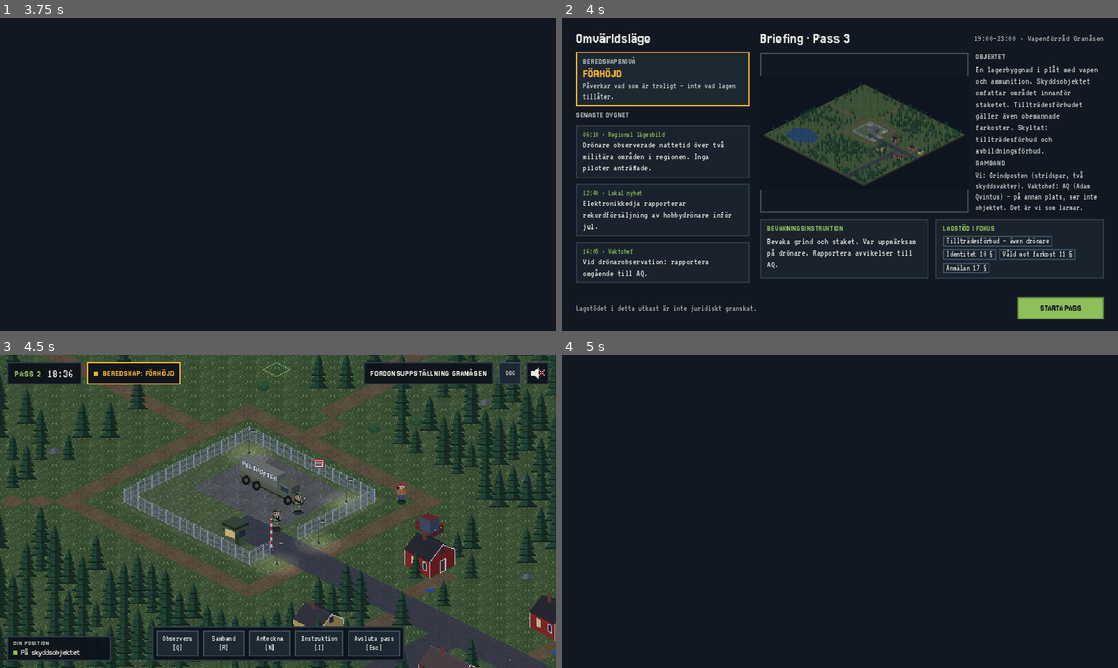
Above: before the commit, frames 1-4 (two rows, left to right).
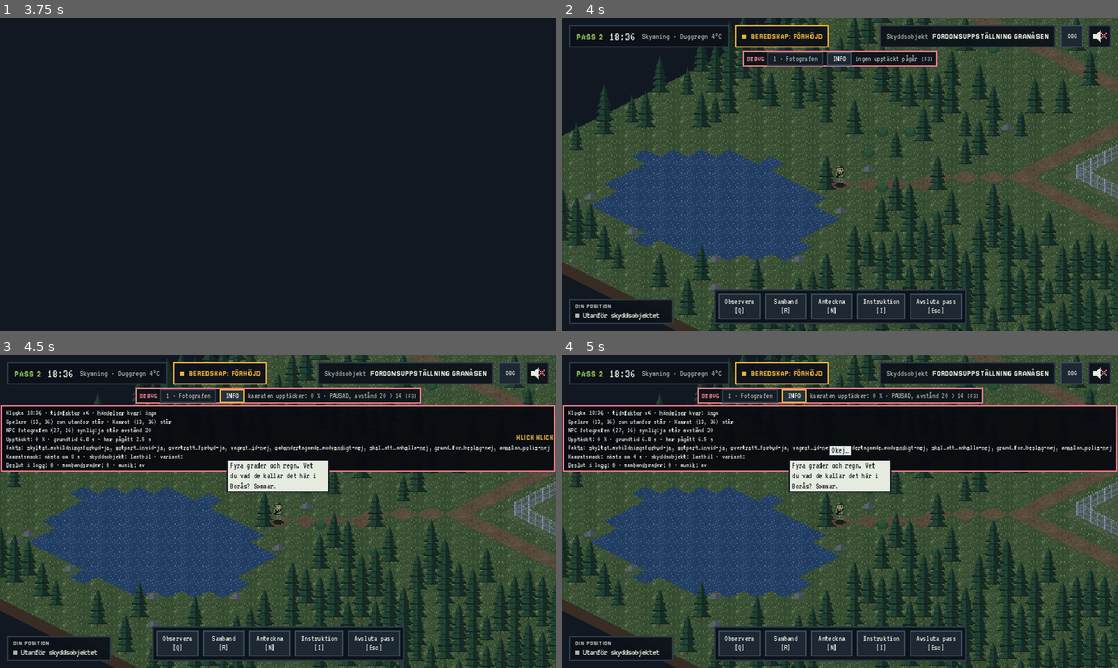
Above: after the commit, the same moments.

Repository: sulaco-hue/skyddsvakt
Game: Godot game, scene res://tester/kontroll.tscn
Two runs of this game, one before a commit and one after it. Both use one fixed random seed, a clock stepped at 60 frames per second and the inputs below. This scene is started directly instead of the project's main scene.
Inputs (mouse positions are in pixels of both pictures, inside the frame that each line leads up to):
- Up to frame 1 (3.75 s): click "DBG" at 0.5 s; click (539, 36) at 1.27 s; click "SPARA LOGG FÖR INSTRUKTÖR" at 2 s; click "INFO" at 2.75 s; click "Samband [R]" at 3.5 s
- Up to frame 2 (4 s): no input
- Up to frame 3 (4.5 s): click (233, 395) at 4.25 s, where only the run after the commit has a clickable "INFO"
- Up to frame 4 (5 s): no input

Frame 1 is identical in both runs. In frame 2, 70% of the frame differs, in the area x 0-100%, y 0-100%; in frame 3, 66%; in frame 4, 60%.

Commit message:
Missade händelser i debriefingen; fotografen går efter 30 s
- Händelser som stridsparet aldrig upptäcker visas i debriefingen som
  "Missad händelse" (saknar lagstöd) med hur länge de pågick och hur nära
  stridsparet som närmast var
- Kontakt med inblandad person eller bekämpning räknas som upptäckt
- Fotografen ger sig av efter 30 s utan kontakt ("Nä, nu får det räcka.")
- Kontrollen spelar igenom en missad händelse

Co-Authored-By: Claude Opus 5.5 <noreply@anthropic.com>
Claude-Session: https://claude.ai/code/session_01PWrrRnAUGCDbWAToA7Kxse

Diff:
--- a/data/scenarier/fotografen.json
+++ b/data/scenarier/fotografen.json
@@ -77,7 +77,8 @@
         "Motparten: utanför staketet, invid skyddsobjektet",
         "Skylt: Tillträdesförbud · Avbildningsförbud",
         "Stridsparskamrat: skyddar"
-      ]
+      ],
+      "lamnar_replik": "Nä, nu får det räcka."
     }
   },
   "handelser": [
@@ -97,7 +98,8 @@
         "kommentar": "Kamraten reagerar efter en slumpad tid (min_s–max_s sekunder vid referensavståndet). Närmare = snabbare, längre bort = långsammare. Längre bort än max_avstand (rutor) står timern still.",
         "paus_snack_s": 60,
         "max_avstand": 14
-      }
+      },
+      "lamnar_efter_s": 30
     }
   ],
   "samband": [],
--- a/scripts/core/spel.gd
+++ b/scripts/core/spel.gd
@@ -16,6 +16,8 @@
 ## Vilket skyddsobjekt som står innanför staketet (slumpas vid varje genomförande).
 var objekttyp := ""
 var _bedomning_override: Dictionary = {}
+## Händelser som stridsparet aldrig upptäckte (läggs till vid debriefing).
+var missade: Array = []
 var fakta: Dictionary = {}
 var logg: Array = []
 var samband: Array = []
@@ -54,6 +56,7 @@
 	karta = Datafil.las_json(str(k)) if k is String else (k if k is Dictionary else {})
 	_valj_objekttyp(tvinga_objekttyp)
 	variant = ""
+	missade = []
 	var bed: Dictionary = scenario.get("bedomning", {})
 	_bedomning_override = bed.duplicate(true)
 	var start_fakta: Dictionary = scenario.get("fakta", {})
@@ -190,7 +193,11 @@
 				"diskutera": str(krav.get("diskutera", "Varför är det viktigt att detta görs?")),
 				"saknade_krav": [],
 			})
-	return logg + regelmotor.kontrollera_foljdkrav(logg, fakta) + extra
+	return missade + logg + regelmotor.kontrollera_foljdkrav(logg, fakta) + extra
+
+
+func lagg_till_missad(post: Dictionary) -> void:
+	missade.append(post)
 
 
 ## Sparar debriefingen som JSON för instruktören. Returnerar sökvägen.
--- a/scripts/main.gd
+++ b/scripts/main.gd
@@ -23,6 +23,10 @@
 ## Radiobrus: trafik mellan andra enheter (data/radiobrus.json).
 var _brus: Dictionary = {}
 var _brus_t := 0.0
+## Status per startad händelse: id -> {h, start_s, slut_s, upptackt, narmast}
+var _handelse_status: Dictionary = {}
+## Personer som lämnat platsen innan kontakt togs.
+var _lamnat: Dictionary = {}
 var _dronare_handelse: Dictionary = {}
 
 
@@ -190,6 +194,10 @@
 
 func _utlos_handelse(h: Dictionary) -> void:
 	hud.markera_handelse_startad(str(h.get("id", "")))
+	_handelse_status[str(h.get("id", ""))] = {
+		"h": h, "start_s": Spel.klocka_s, "start": Spel.klockstrang(), "slut_s": -1.0,
+		"upptackt": false, "narmast": 999,
+	}
 	match str(h.get("typ", "")):
 		"npc_gar_till":
 			var id := str(h.get("npc", ""))
@@ -213,6 +221,45 @@
 		n.blixt.connect(_pa_blixt.bind(id))
 	_larm_npc = id
 	_starta_upptackt(h, n, id)
+	var lamnar := float(h.get("lamnar_efter_s", 0))
+	if lamnar > 0.0:
+		get_tree().create_timer(lamnar).timeout.connect(_npc_lamnar.bind(id, h))
+
+
+## Personen ger sig av om ingen kontakt tagits (t.ex. fotografen efter 30 s).
+func _npc_lamnar(id: String, h: Dictionary) -> void:
+	var n: Aktor = varld.npcer.get(id)
+	if n == null or not n.visible or _samtal_klara.has(id):
+		return
+	if kontakt.visible and str(kontakt.get_meta("npc", "")) == id:
+		return
+	_lamnat[id] = true
+	_samtal_klara[id] = true
+	n.satt_fotograferar(false)
+	if not _upptackt.is_empty() and str(_upptackt["npc"]) == id:
+		_upptackt = {}
+	if _larm_npc == id:
+		varld.satt_larm("")
+	if _vantar_samtal == id:
+		_vantar_samtal = ""
+	_avsluta_handelse(h)
+	var data: Dictionary = _scenario.get("npc", {}).get(id, {})
+	if str(data.get("lamnar_replik", "")) != "" and hud.visible:
+		hud.visa_bubbla(n, str(data.get("lamnar_replik", "")), 3.0)
+	n.framme.connect(_dolj_npc.bind(id), CONNECT_ONE_SHOT)
+	varld.flytta_npc(id, varld.punkt(data.get("start", [0, 0])))
+
+
+func _markera_upptackt(h: Dictionary) -> void:
+	var hs: Dictionary = _handelse_status.get(str(h.get("id", "")), {})
+	if not hs.is_empty():
+		hs["upptackt"] = true
+
+
+func _avsluta_handelse(h: Dictionary) -> void:
+	var hs: Dictionary = _handelse_status.get(str(h.get("id", "")), {})
+	if not hs.is_empty() and float(hs["slut_s"]) < 0.0:
+		hs["slut_s"] = Spel.klocka_s
 
 
 ## Startar kamratens upptäcktstimer mot en nod (figur eller drönare):
@@ -280,6 +327,9 @@
 	if dronare == null or not dronare.i_luften():
 		return
 	hud.satt_situation("", false)
+	_avsluta_handelse(_dronare_handelse)
+	if not _upptackt.is_empty() and _upptackt["nod"] == dronare:
+		_upptackt = {}
 	dronare.flyg_till(varld.cell_pos(varld.punkt(_dronare_handelse.get("bort_utan_pilot", "kant_sydvast"))), 60.0)
 	dronare.framme.connect(_ta_bort_dronare, CONNECT_ONE_SHOT)
 
@@ -303,6 +353,9 @@
 	if dronare == null or not dronare.i_luften():
 		return
 	hud.satt_situation("", false)
+	_markera_upptackt(_dronare_handelse)
+	if not _upptackt.is_empty() and _upptackt["nod"] == dronare:
+		_upptackt = {}
 	Spel.utfor("vald_mot_farkost", "Bekämpade drönaren med automatkarbin")
 	hud.visa_ljud(varld.spelare, "PANG PANG", 1.5)
 	dronare.krascha()
@@ -334,6 +387,9 @@
 	var cell := varld.cell_av(nod.global_position)
 	var avst := mini(varld.avstand(varld.spelare.cell, cell), varld.avstand(varld.kollega.cell, cell))
 	_upptackt["tid"] = float(_upptackt["tid"]) + delta
+	var hs: Dictionary = _handelse_status.get(str(_upptackt["h"].get("id", "")), {})
+	if not hs.is_empty():
+		hs["narmast"] = mini(int(hs["narmast"]), avst)
 	# För långt bort: timern står still tills ni kommer närmare.
 	if avst > int(_upptackt["max"]):
 		hud.satt_debug_status("kamraten upptäcker: %d %% · PAUSAD, avstånd %d > %d" % [
@@ -352,6 +408,7 @@
 	var h: Dictionary = _upptackt["h"]
 	var nod: Node2D = _upptackt["nod"]
 	_upptackt = {}
+	_markera_upptackt(h)
 	_larm_har_skett = true
 	snack.pausa(float(h.get("upptackt", {}).get("paus_snack_s", 60)))
 	if id != "":
@@ -379,6 +436,9 @@
 # ----------------------------------------------------------- Kontakt --
 
 func _pa_npc_klickad(id: String) -> void:
+	if _lamnat.has(id):
+		hud.visa_meddelande("Personen har lämnat platsen.")
+		return
 	if _samtal_klara.has(id):
 		hud.visa_meddelande("Kontakten med personen är redan avslutad.")
 		return
@@ -417,8 +477,14 @@
 	varld.spelare.vand_mot(n.position)
 	n.vand_mot(varld.spelare.position)
 	n.satt_fotograferar(false)
-	# Spelaren upptäckte själv personen före kamraten.
-	if not _upptackt.is_empty() and str(_upptackt["npc"]) == id:
+	# Spelaren upptäckte själv händelsen före kamraten (kontakt = upptäckt).
+	for hid: String in _handelse_status:
+		var hs: Dictionary = _handelse_status[hid]
+		var h: Dictionary = hs["h"]
+		var inblandade: Array = h.get("visa_npc_med_pilot", []) + [str(h.get("npc", ""))]
+		if id in inblandade:
+			_markera_upptackt(h)
+	if not _upptackt.is_empty() and str(_upptackt["npc"]) in [id, ""]:
 		_upptackt = {}
 		_larm_har_skett = true
 	varld.kollega.stanna()
@@ -469,6 +535,26 @@
 	varld.interaktion_aktiv = false
 	hud.visible = false
 	kontakt.visible = false
+	for hid: String in _handelse_status:
+		var hs: Dictionary = _handelse_status[hid]
+		if bool(hs["upptackt"]):
+			continue
+		var h: Dictionary = hs["h"]
+		var slut := float(hs["slut_s"]) if float(hs["slut_s"]) >= 0.0 else Spel.klocka_s
+		var speltid := int((slut - float(hs["start_s"])) / 60.0)
+		var narmast := int(hs["narmast"])
+		var var_text := ("Som närmast var ni %d rutor bort." % narmast) if narmast < 999 else ""
+		Spel.lagg_till_missad({
+			"tid": str(hs["start"]),
+			"handling": "missad_" + hid,
+			"namn": "Missad händelse",
+			"beskrivning": "Missad händelse: " + str(h.get("namn", hid)) + (" (%s)" % Spel.variant.replace("_", " ") if Spel.variant != "" else ""),
+			"utfall": "bad",
+			"lagrum": "Bevakningsinstruktion – uppmärksamhet",
+			"kommentar": "Händelsen pågick i cirka %d minuter speltid utan att stridsparet upptäckte den. %s" % [maxi(speltid, 1), var_text],
+			"diskutera": str(h.get("missad_diskutera", "Var borde stridsparet ha befunnit sig? Hur fördelar ni uppmärksamheten under en rond?")),
+			"saknade_krav": [],
+		})
 	debriefing = Debriefing.new()
 	rot.add_child(debriefing)
 	var meta := Spel.regelmotor.meta
--- a/tester/kontroll.gd
+++ b/tester/kontroll.gd
@@ -20,6 +20,7 @@
 	await _spela_scenario_1()
 	await _spela_dronaren_med_pilot()
 	await _spela_dronaren_utan_pilot()
+	await _spela_missad_handelse()
 	await _bygg_alla_objekttyper()
 	print("--- Kompakt läge (pekskärm) ---")
 	UiKit.kompakt = true
@@ -285,3 +286,35 @@
 			_ok("%s (%s) blockerar %d rutor" % [typ, Spel.scenario.get("objekt", ""), blockerade])
 		main.queue_free()
 		await _vanta(3)
+
+
+## Stridsparet står långt bort (vid sjön) medan fotografen kommer och går:
+## händelsen ska visas som missad i debriefingen.
+func _spela_missad_handelse() -> void:
+	print("--- Missad händelse ---")
+	Spel.nollstall("res://data/scenarier/fotografen.json")
+	var main = load("res://scenes/main.tscn").instantiate()
+	add_child(main)
+	await _vanta(5)
+	main.call("_starta_pass")
+	await _vanta(3)
+	var sjo: Vector2i = main.varld.punkt("sjo_pilot")
+	for a in [main.varld.spelare, main.varld.kollega]:
+		a.cell = sjo
+		a.position = main.varld.cell_pos(sjo)
+	main.varld.kamrat_folj = false
+	main.call("_forcera_handelse", "1")
+	var npc: Aktor = main.varld.npcer.get("fotografen")
+	var t := 0
+	while npc.visible and t < 6000:
+		await get_tree().process_frame
+		t += 1
+	if npc.visible:
+		_fel("fotografen gick aldrig iväg")
+	else:
+		_ok("fotografen gav sig av utan kontakt")
+	main.call("_visa_debriefing")
+	await _vanta(3)
+	_forvanta({"missad_1": "bad"})
+	main.queue_free()
+	await _vanta(3)
